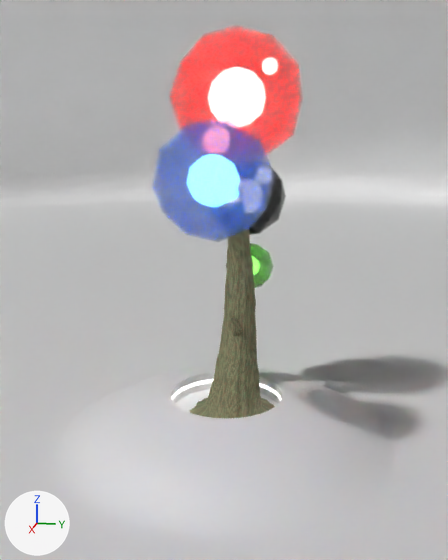
The glTF model public/models/CHRISTIANTATIS_TREE.glb as it was, and as the next commit left it.
Camera for both pictures: a 50 mm lens placed at (29.32, 5.26, 13.79), pointed at (1.83, -0.23, 6.91). Arrows for +X, +Y and +Z are at lower left; the lights stay in place. Where no turn or scale is listed for an object, it has been applied to the vertices.

In view in the first picture: 'SKY_SPHERE', 'blackBall', 'blueBall', 'christiantatis_tree', 'greenBall', 'redBall'.
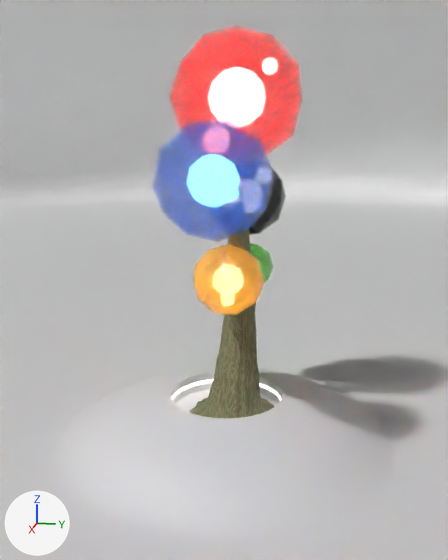
Commit message: Orange ball missing

Where the change shows, as pixel boxes [x1, y1, x2, y2] in the pictures (448 x 560 px):
'redBall Remeshed', rescaled (not visible before)
    after: [193, 244, 264, 315]

Edits to the bpy script that builds the scene:
```text
Change ob_redball_remeshed:
    ob_redball_remeshed.scale: (0.0, 0.0, 0.0) -> (0.993, 0.993, 0.993)
```
